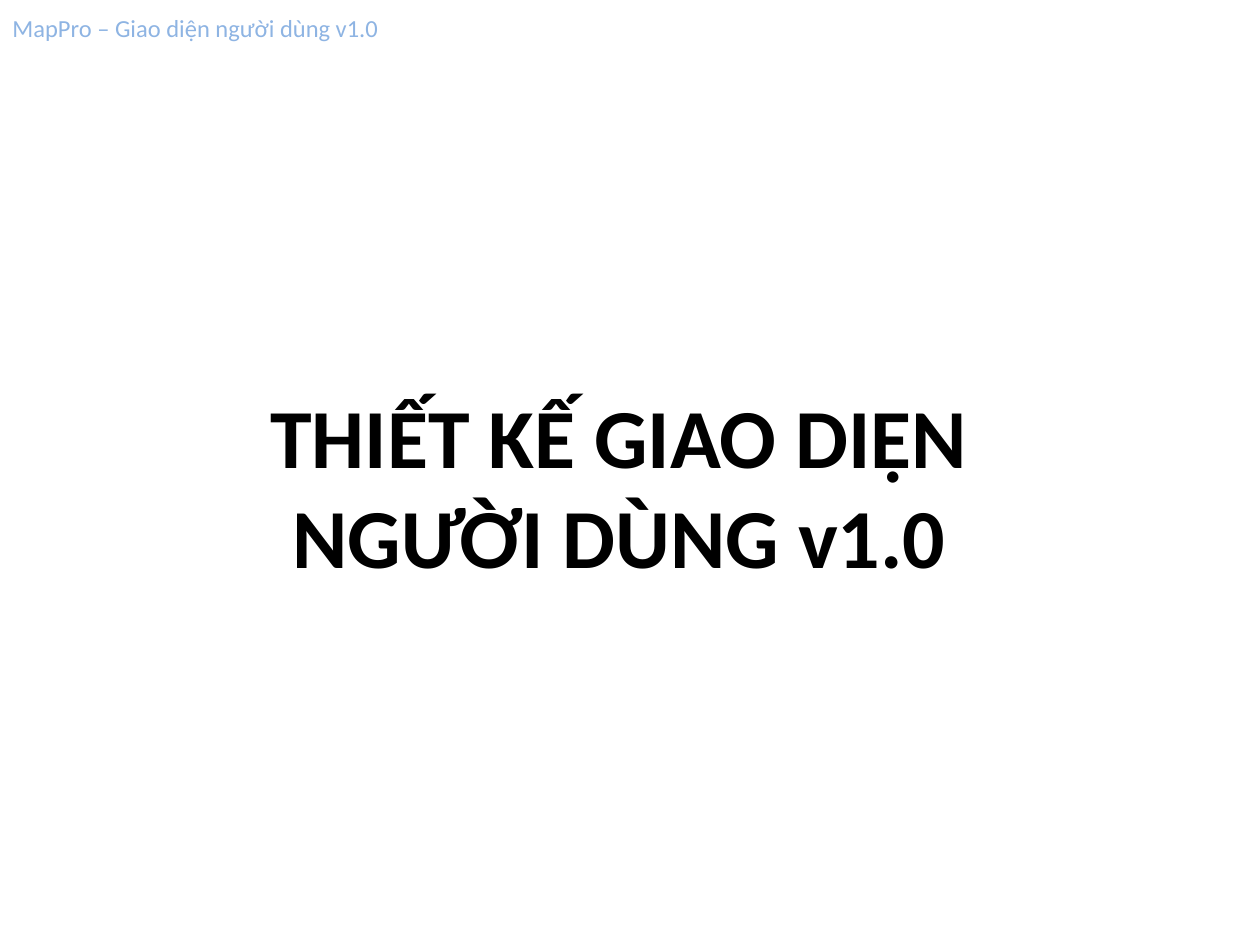
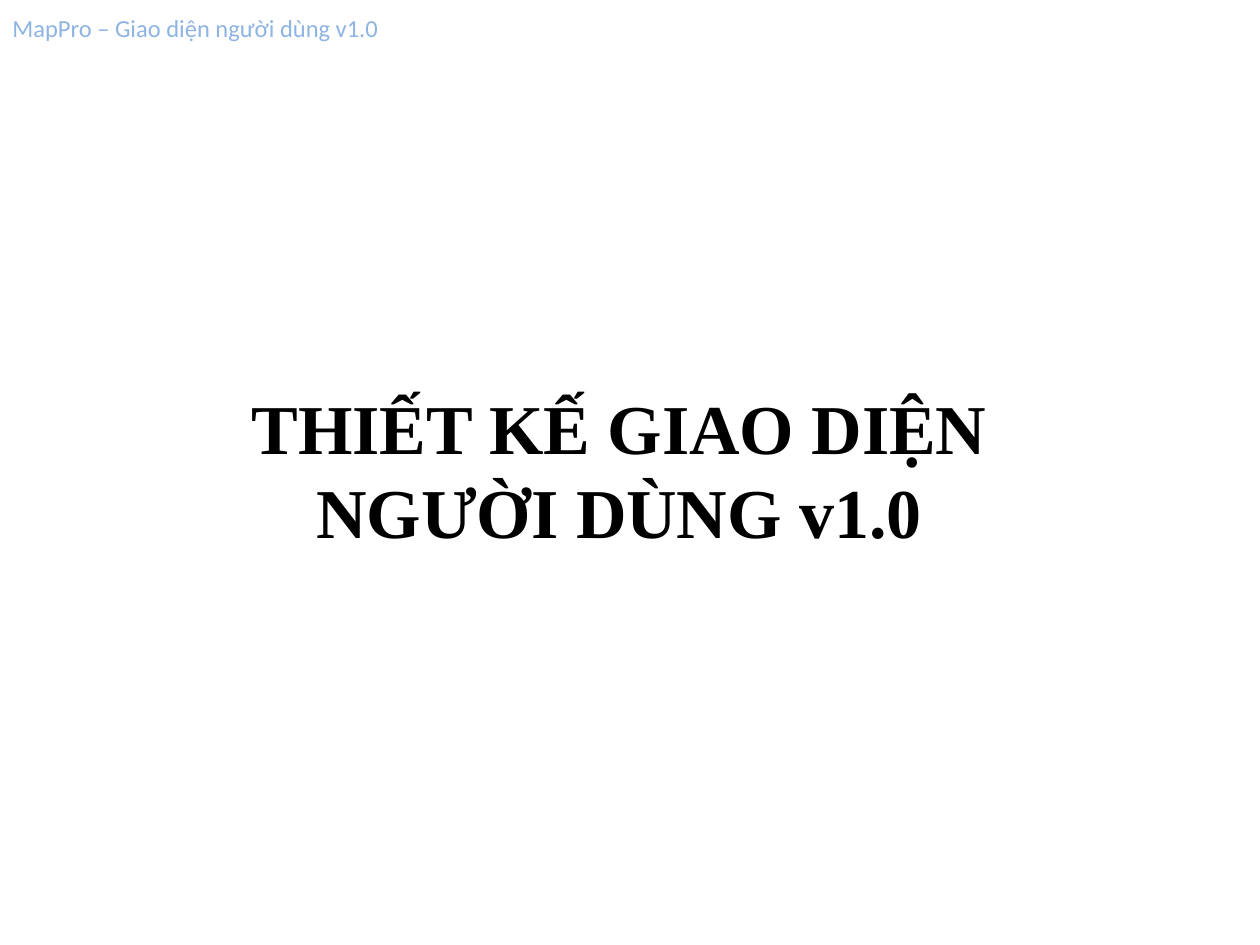
Before and after one commit to hungdien/google-map-api-and-map-on-android, a slide deck: slide 1 of Design/User Interface Design.pptx. Drawn at 1260x945 pixels with LibreOffice and Linux fonts; fonts in the diff are those of the drawing. Boxes give left, top, right and bottom in pixels: in the first picture for what was removed or moved away, otherwise in the second. Text is boxed around its words. In the diff, an @@ line names an element or a change of style, - is before the commit and + after.

```diff
--- a/Design/User Interface Design.pptx
+++ b/Design/User Interface Design.pptx
@@ text "THIẾT KẾ GIAO DIỆN NGƯỜI ..." at <box>252,399,987,539</box>: size 48 to 40 pt, font Calibri to Times New Roman @@
```
Also in this commit, not shown: 7 other slides changed, 1 slide added.
